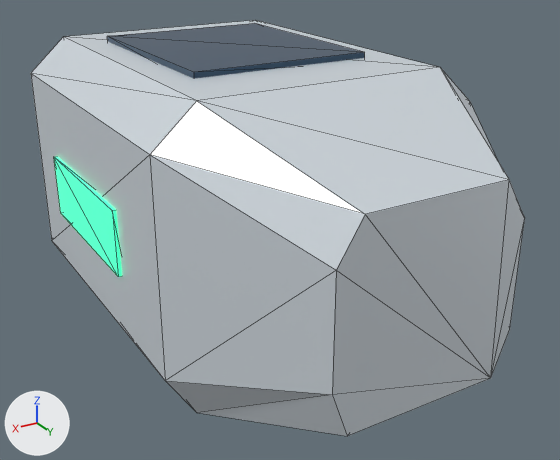
The glTF model apps/web/public/games/space-dodger/assets/models/starfall/escape_pod.glb: old version first, new version second.
Both versions are drawn from a 50 mm lens placed at (1.016, 1.972, 0.795), pointed at (-0.082, 0.142, -0.12). Every picture has the same lights, and +X, +Y and +Z are marked at lower left. The picture after the commit comes second. Mesh edges are drawn as thin lines. Vertices at exactly the same position are counted once.

The first picture shows 'Pod'.
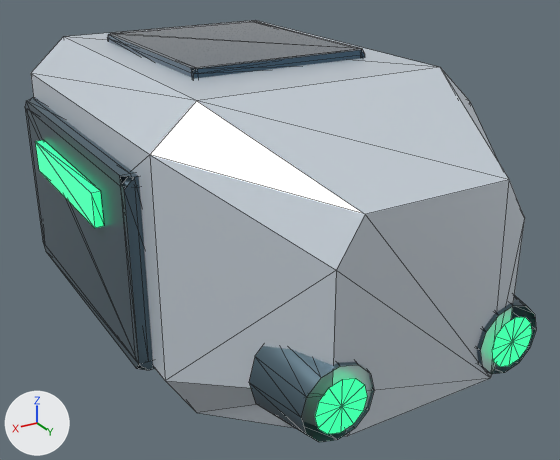
The edits, one by one:
In material 'Rescue beacon' (mat_rescue_beacon), emission_color goes from (0.04, 1.0, 0.4) (green #38ffaa) to (0.03, 0.8, 0.3) (green #30e795).
Material 'Pod ceramic' (mat_pod_ceramic) is new.
Its base color is (0.66, 0.73, 0.8) (white #d4dee7).
Its metallic is 0.25.
Its roughness is 0.32.
Material 'Polarised window' (mat_polarised_window) is new.
Its base color is (0.018, 0.08, 0.14) (dark blue #245069).
Its metallic is 0.4.
Its roughness is 0.16.
Its coat weight is 1.0.
Its coat roughness is 0.15.
Material 'Frame' (mat_frame) is new.
Its base color is (0.1, 0.16, 0.2) (dark blue #596f7c).
Its metallic is 0.6.
Its roughness is 0.35.
me_pod is used by ob_pod; location (0.0, 0.0, 0.0).
me_pod had 64 vertices, 108 faces and spanned x -0.46..0.46, y -0.88..0.9, z -0.38..0.41.
me_pod no longer uses material mat_pod_window (dark blue #2c4b65).
me_pod now has 283 vertices, 376 faces and spans x -0.51..0.51, y -0.86..0.92, z -0.38..0.42.
me_pod part 1: a new loose piece, a box spanning x 0.482..0.507, y -0.25..0.25, z 0.055..0.145, in mat_rescue_beacon (green #38d38b, glowing green #30e795).
me_pod part 2: the loose piece of 8 vertices spanning x 0.44..0.46, y -0.25..0.25, z -0.09..0.09 is deleted.
Part 3, on me_pod:
8 vertices are removed from x -0.09..0.09, y -0.88..-0.82, z -0.04..0.14.
22 faces are deleted.
181 vertices are added at x -0.49..0.49, y -0.86..0.92, z -0.27..0.42.
24 new vertices lie (0.06, 0.0, 0.0) away from vertices in x -0.46..0.4, y -0.43..0.43, z -0.27..0.23.
12 new vertices lie (0.48, 0.0, 0.0) away from vertices in x -0.24, y -0.3..0.3, z 0.37..0.42.
5 new vertices lie (0.04, 0.0, 0.04) away from vertices in x -0.34..0.3, y 0.75..0.91, z -0.25..-0.09.
5 new vertices lie (0.04, 0.0, -0.04) away from vertices in x -0.34..0.3, y 0.75..0.91, z -0.21..-0.05.
66 new faces join them, mat_polarised_window (dark blue #245069).
184 new faces join them, mat_frame (dark blue #596f7c).
40 new faces join them, mat_rescue_beacon (green #38d38b, glowing green #30e795).
me_pod part 4: 60 faces spanning x -0.45..0.45, y -0.85..0.9, z -0.38..0.4 switch from mat_pod_shell (white #d7dfe6) to mat_pod_ceramic (white #d4dee7).
Other edits to the shape of me_pod do not show in these pictures.
me_pod gains material mat_polarised_window (dark blue #245069).
me_pod gains material mat_frame (dark blue #596f7c).

Changed parts and their boxes [x1, y1, x2, y2] in the pictures (560 x 460 px):
'Pod', recoloured, reshaped: before [31, 20, 525, 436]; after [25, 20, 536, 442]
part 1 of me_pod, added (green): after [35, 140, 104, 228]
part 2 of me_pod, deleted (green): before [54, 156, 122, 277]
part 3 of me_pod, built on: before [108, 23, 365, 79]; after [25, 21, 536, 442]
part 4 of me_pod, recoloured: [33, 20, 514, 436] in both
